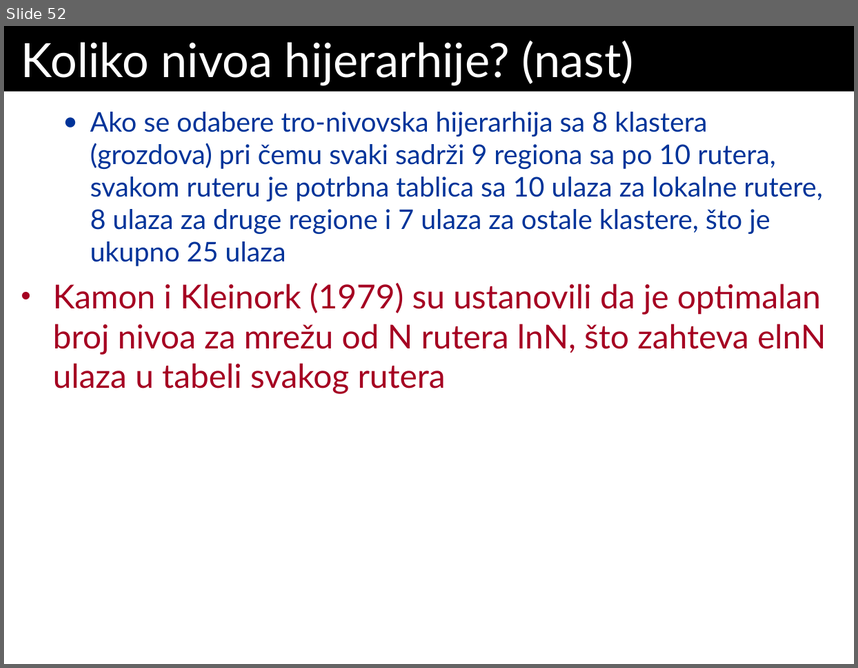
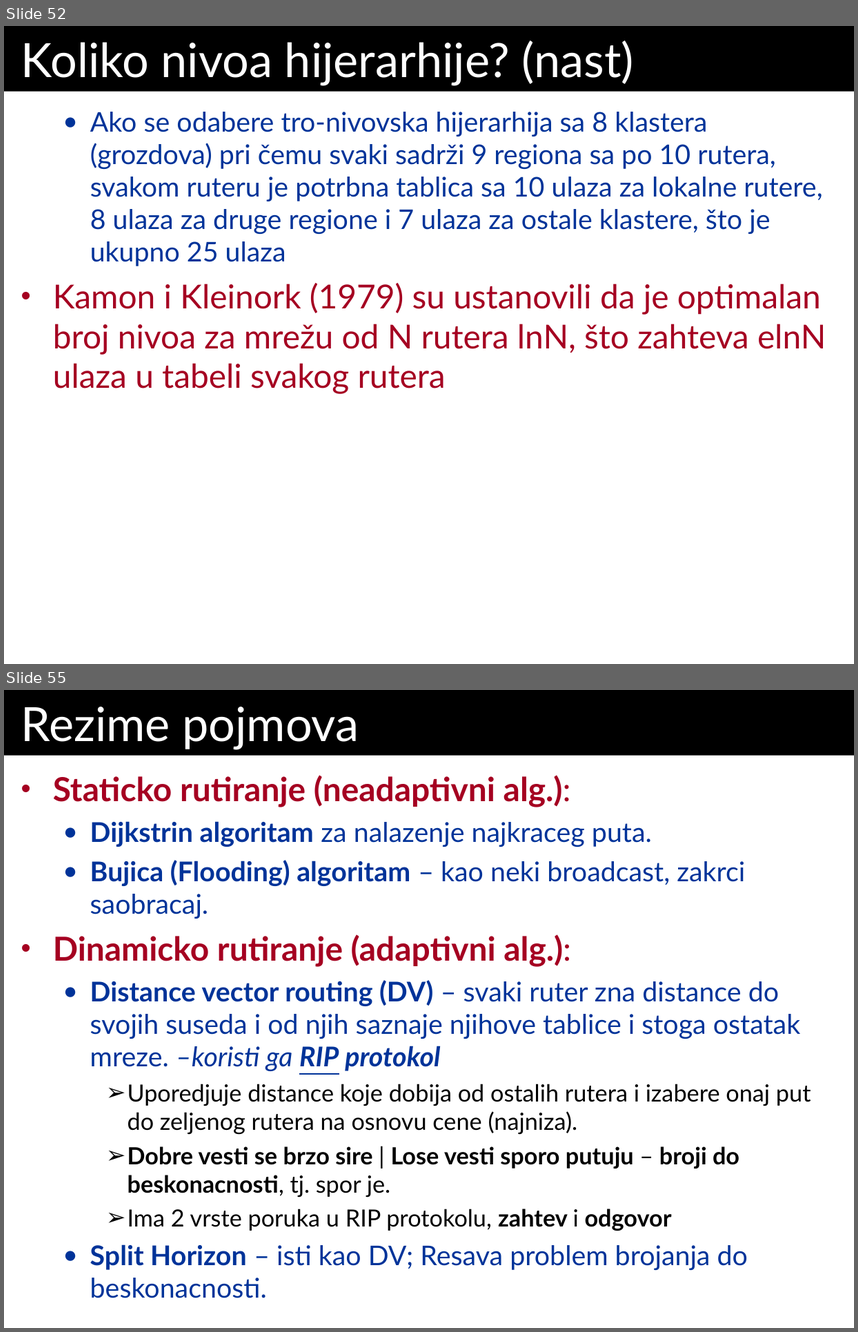
Before and after one commit to Dw1GHTY/TransferRepo, a slide deck: RM/Predavanja/P4_RM-Mrezni Nivo.ppt. Shown one above the other, each under a label of ours: slide 52 before the commit, slides 52 and 55 after it; the slides between them are not shown. The pictures are 858x668 and 858x1332 pixels, drawn with LibreOffice and Linux fonts; fonts in the diff are those of the drawing. Boxes give left, top, right and bottom in pixels: in the first picture for what was removed or moved away, otherwise in the second. Text is boxed around its words. In the diff, an @@ line names an element or a change of style, - is before the commit and + after.

```diff
--- a/RM/Predavanja/P4_RM-Mrezni Nivo.ppt
+++ b/RM/Predavanja/P4_RM-Mrezni Nivo.ppt
@@ slide 55 added at (4, 690, 854, 1328), background #FFFFFF @@
@@ title added at (4, 690, 854, 756), fill #000000, 40 pt, text #FFFFFF @@
+Rezime pojmova
@@ text added at (53, 775, 811, 1298), 23 pt, text #003399 @@
+• Staticko rutiranje (neadaptivni alg.):
+  ● Dijkstrin algoritam za nalazenje najkraceg puta.
+  ● Bujica (Flooding) algoritam – kao neki broadcast, zakrci saobracaj.
+• Dinamicko rutiranje (adaptivni alg.):
+  ● Distance vector routing (DV) – svaki ruter zna distance do svojih suseda i od njih saznaje njihove tablice i stoga ostatak mreze. –koristi ga RIP protokol
+    ➢ Uporedjuje distance koje dobija od ostalih rutera i izabere onaj put do zeljenog rutera na osnovu cene (najniza).
+    ➢ Dobre vesti se brzo sire | Lose vesti sporo putuju – broji do beskonacnosti, tj. spor je.
+    ➢ Ima 2 vrste poruka u RIP protokolu, zahtev i odgovor
+  ● Split Horizon – isti kao DV; Resava problem brojanja do beskonacnosti.
```
Also in this commit, not shown: 4 other slides added, 3 other files.
